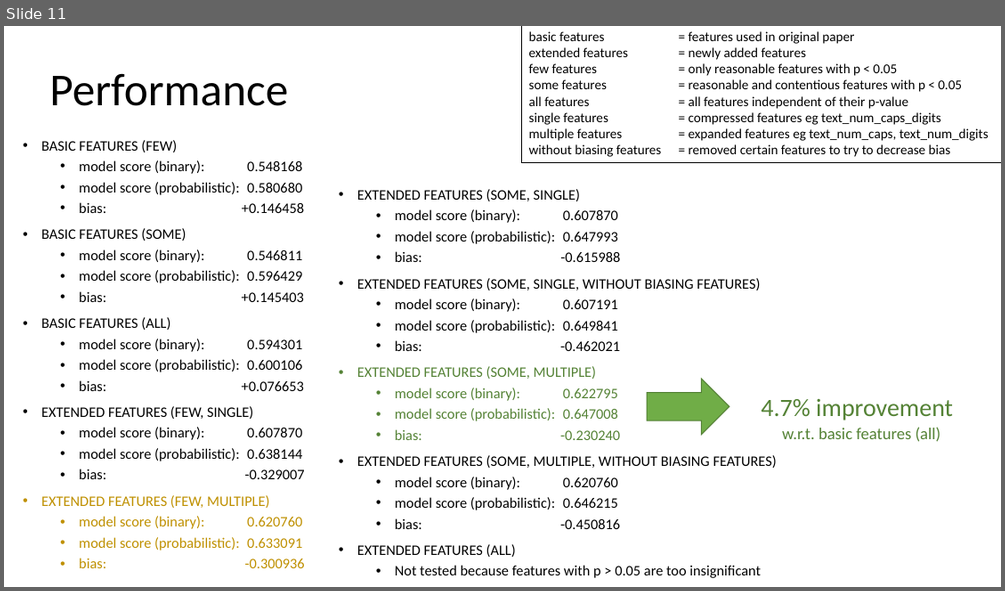
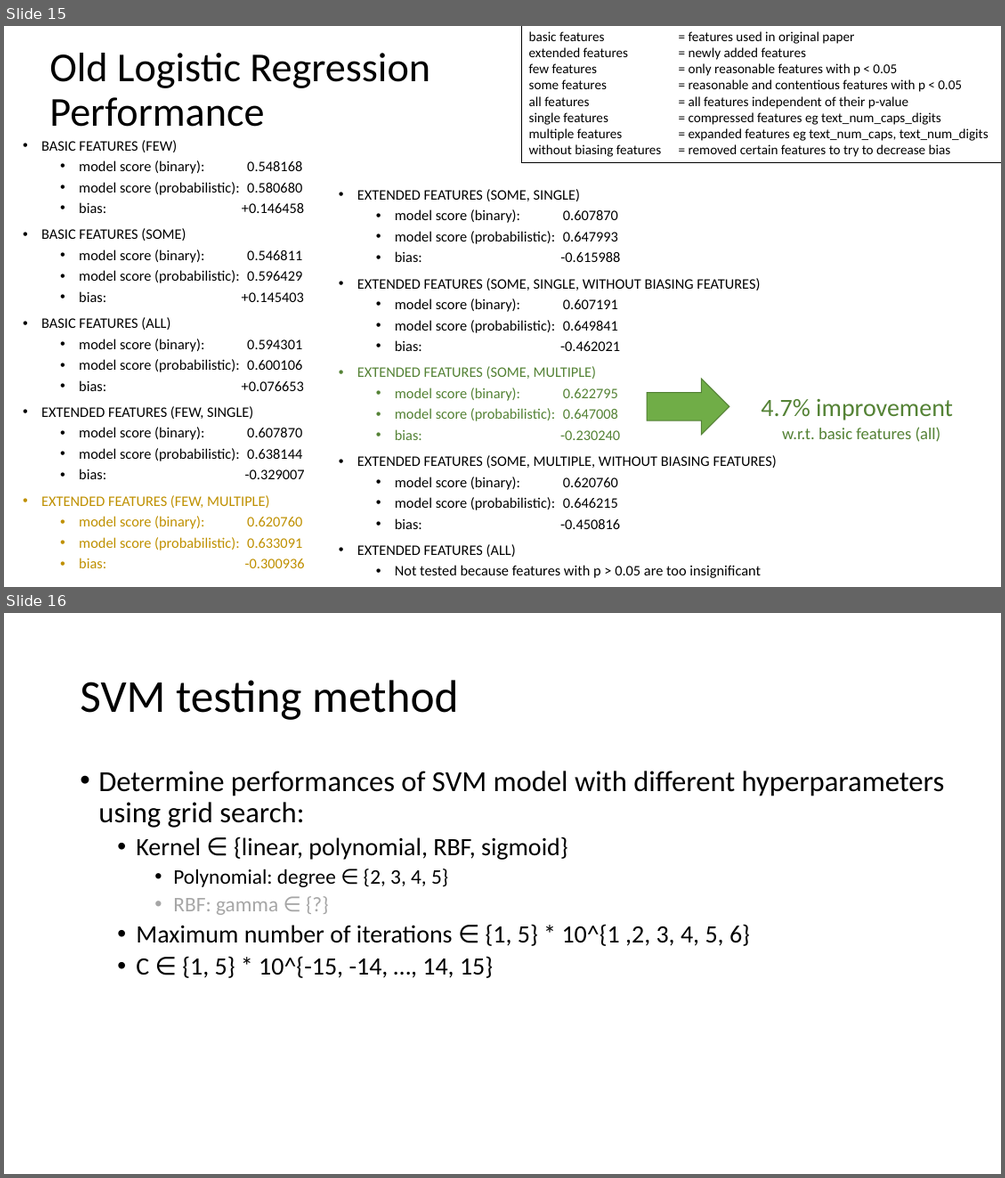
Before and after one commit to marianlonga/FakeNews, a slide deck: Fake News Progress Report.pptx. Shown one above the other, each under a label of ours: slide 11 before the commit, slides 15 and 16 after it. The pictures are 1005x591 and 1005x1178 pixels, drawn with LibreOffice and Linux fonts; fonts in the diff are those of the drawing; background and template pictures are left out. Boxes give left, top, right and bottom in pixels: in the first picture for what was removed or moved away, otherwise in the second. Text is boxed around its words. In the diff, an @@ line names an element or a change of style, - is before the commit and + after.

```diff
--- a/Fake News Progress Report.pptx
+++ b/Fake News Progress Report.pptx
@@ slide 16 added at [4,613,1001,1174], background #FFFFFF @@
@@ title added at [80,680,458,720], 44 pt, text #000000 @@
+SVM testing method
@@ text added at [98,771,945,978], 24 pt, text #000000 @@
+• Determine performances of SVM model with different hyperparameters using grid search:
+  • Kernel ∈ {linear, polynomial, RBF, sigmoid}
+    • Polynomial: degree ∈ {2, 3, 4, 5}
+    • RBF: gamma ∈ {?}
+  • Maximum number of iterations ∈ {1, 5} * 10^{1 ,2, 3, 4, 5, 6}
+  • C ∈ {1, 5} * 10^{-15, -14, …, 14, 15}
@@ what was slide 11 is now slide 15 @@
@@ slide 15 changed as well @@
@@ title at [49,53,430,127]: text changed; size 44 to 39.6 pt @@
-Performance
+Old Logistic Regression Performance
```
Also in this commit, not shown: 8 other slides changed, 12 other slides added, 3 slides removed, 4 other files.
